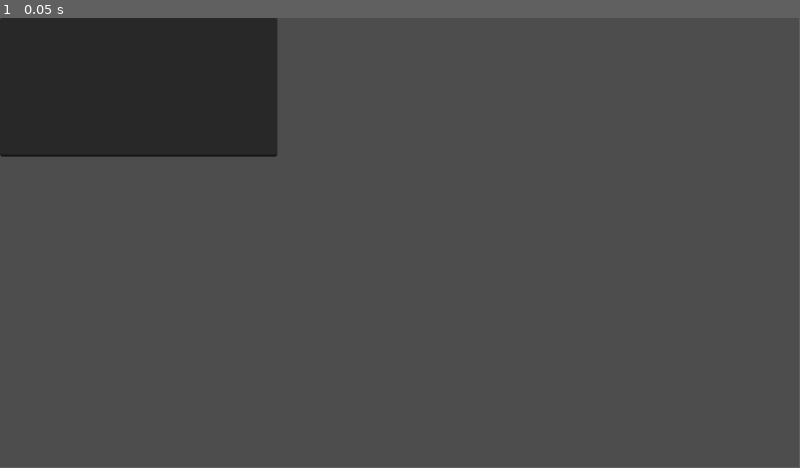
Above: before the commit, frame 1.
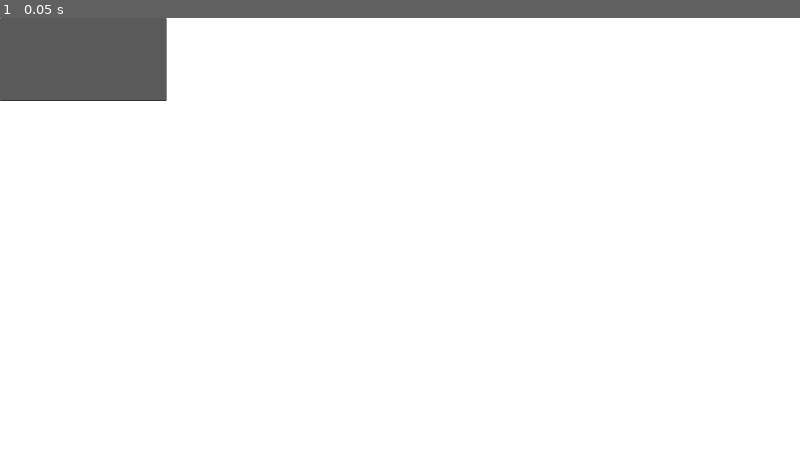
Above: after the commit, the same moment.

Repository: ricargoes/green-dusk
Game: Godot game, scene res://scenes/game.tscn
The game is run twice, just before and just after one commit, with the same random seed, the same clock (stepped at 60 frames per second) and the same inputs.
Inputs:
- Up to frame 1 (0.05 s): no input
In our replay, the window is 799x449 before the commit and 800x450 after it. These sizes can differ from the game's own. Grey fills any space a smaller window leaves; there, only what the larger window draws over its background counts as a difference.

The runs differ from the first frame. In frame 1, 100% of the frame differs, in the area x 0-100%, y 0-100%.

Commit message:
project aspect and bg color config

Diff:
--- a/project.godot
+++ b/project.godot
@@ -19,6 +19,12 @@
 
 OnScreenTerminal="*res://addons/on_screen_terminal/on_screen_terminal.tscn"
 
+[display]
+
+window/size/viewport_width=1920
+window/size/viewport_height=1080
+window/stretch/mode="viewport"
+
 [editor_plugins]
 
 enabled=PackedStringArray("res://addons/on_screen_terminal/plugin.cfg")
@@ -32,3 +38,4 @@
 
 renderer/rendering_method="gl_compatibility"
 renderer/rendering_method.mobile="gl_compatibility"
+environment/defaults/default_clear_color=Color(1, 1, 1, 1)
